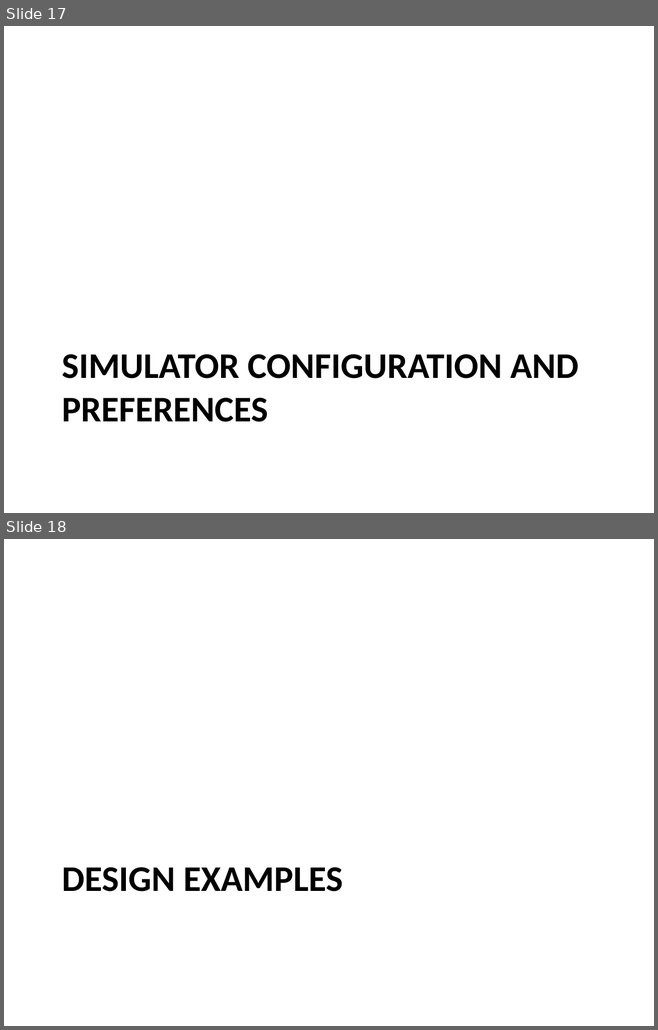
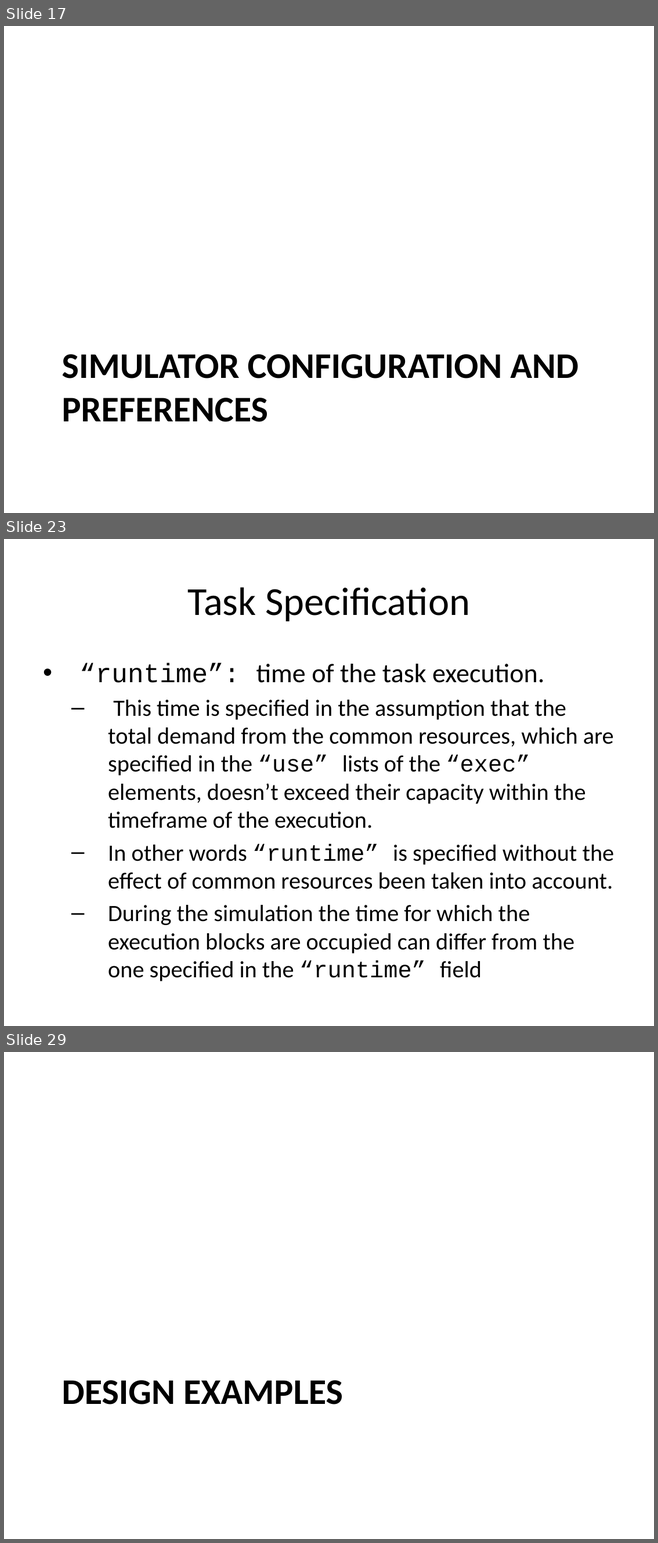
Before and after one commit to timurkelin/simschd, a slide deck: doc/simschd.pptx. Shown one above the other, each under a label of ours: slides 17 and 18 before the commit, slides 17, 23 and 29 after it; the slides between them are not shown. The pictures are 658x1030 and 658x1543 pixels, drawn with LibreOffice and Linux fonts; fonts in the diff are those of the drawing; background and template pictures are left out. Boxes give left, top, right and bottom in pixels: in the first picture for what was removed or moved away, otherwise in the second. Text is boxed around its words. In the diff, an @@ line names an element or a change of style, - is before the commit and + after.

```diff
--- a/doc/simschd.pptx
+++ b/doc/simschd.pptx
@@ slide 23 added at <box>4,539,654,1026</box>, background #FFFFFF @@
@@ title added at <box>187,587,470,621</box>, 44 pt, text #000000 @@
+Task Specification
@@ text added at <box>79,663,614,982</box>, 25.9 pt, text #000000 @@
+• “runtime”: time of the task execution.
+  – This time is specified in the assumption that the total demand from the common resources, which are specified in the “use” lists of the “exec” elements, doesn’t exceed their capacity within the timeframe of the execution.
+  – In other words “runtime” is specified without the effect of common resources been taken into account.
+  – During the simulation the time for which the execution blocks are occupied can differ from the one specified in the “runtime” field
@@ what was slide 18 is now slide 29 @@
```
Also in this commit, not shown: 1 slide changed, 10 other slides added.
